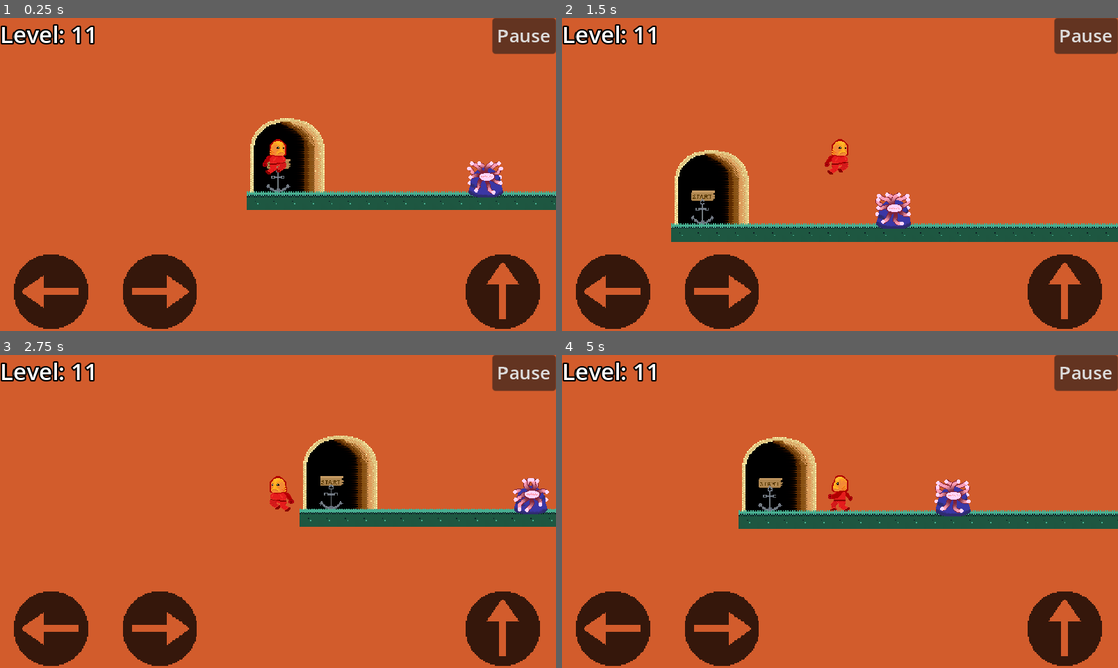
Above: before the commit, frames 1-4 (two rows, left to right).
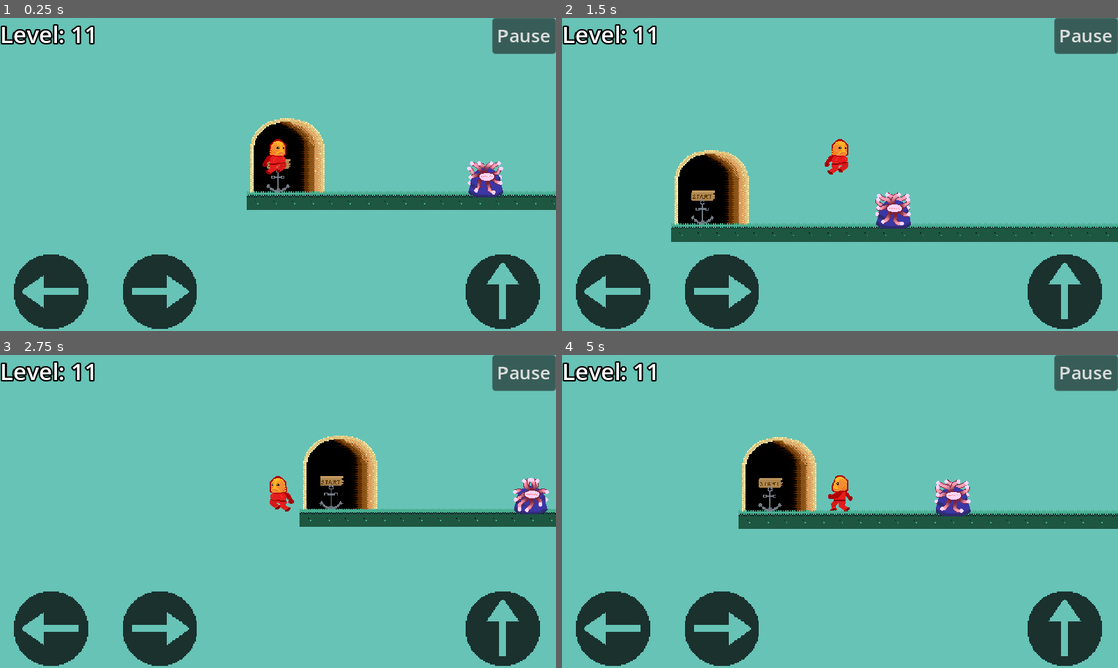
Above: after the commit, the same moments.

Repository: Splashy-Inc/splash-pack-1
Game: Godot game, scene res://SCENE/level_11.tscn
Two runs of this game, one before a commit and one after it. Both use one fixed random seed, a clock stepped at 60 frames per second and the inputs below. This scene is started directly instead of the project's main scene.
Inputs:
- Up to frame 1 (0.25 s): no input
- Up to frame 2 (1.5 s): hold D (move_right) from 0.53 s (still down); tap W (jump) at 0.77 s
- Up to frame 3 (2.75 s): tap W (jump) at 1.52 s; release D (move_right) at 2.03 s; hold A (move_left) from 2.03 s (still down)
- Up to frame 4 (5 s): release A (move_left) at 2.78 s; hold D (move_right) 2.78-4.28 s; tap W (jump) at 3.02, 3.77, 4.52 s; hold A (move_left) from 4.28 s (still down)

The runs differ from the first frame. In frame 1, 93% of the frame differs, in the area x 0-100%, y 0-100%; in frame 2, 91%; in frame 3, 93%; in frame 4, 92%.

Commit message:
Scobus background

Diff:
--- a/ASTRONAUT GAME/SCENE/level_11.tscn
+++ b/ASTRONAUT GAME/SCENE/level_11.tscn
@@ -1,14 +1,30 @@
-[gd_scene load_steps=13 format=3 uid="uid://elfwk57rxtd3"]
+[gd_scene load_steps=14 format=3 uid="uid://elfwk57rxtd3"]
 
 [ext_resource type="Script" path="res://SCRIPTS/level.gd" id="1_36rsw"]
 [ext_resource type="PackedScene" uid="uid://d1n78tt1oejk8" path="res://SCENE/BG.tscn" id="2_r0rj3"]
 [ext_resource type="PackedScene" uid="uid://com54dlwngvg2" path="res://SCENE/ui_layer.tscn" id="3_2bly0"]
+[ext_resource type="Texture2D" uid="uid://dna42xcil1f8g" path="res://ASSETS/Scobus5/ASSETS/ScobusBackground.png" id="3_f8k7c"]
 [ext_resource type="PackedScene" uid="uid://cnshcfaeu5hcx" path="res://SCENE/start.tscn" id="4_b2tvn"]
 [ext_resource type="PackedScene" uid="uid://0v5wypgl6sop" path="res://SCENE/exit.tscn" id="5_ixjmi"]
 [ext_resource type="PackedScene" uid="uid://de5ui441h8jdk" path="res://SCENE/player.tscn" id="6_5uqo3"]
 [ext_resource type="PackedScene" uid="uid://cksr5brjbu80q" path="res://SCENE/death_zone.tscn" id="7_oa4vs"]
 [ext_resource type="PackedScene" uid="uid://cdu1lookb7ft" path="res://ASSETS/Scobus5/SCENES/anemone.tscn" id="8_lejlo"]
 [ext_resource type="PackedScene" uid="uid://bqhm3ilh2l7e3" path="res://ASSETS/Scobus5/SCENES/scobus_tile_map.tscn" id="8_m25o6"]
+
+[sub_resource type="Animation" id="Animation_75biq"]
+length = 0.001
+tracks/0/type = "value"
+tracks/0/imported = false
+tracks/0/enabled = true
+tracks/0/path = NodePath(".:position")
+tracks/0/interp = 1
+tracks/0/loop_wrap = true
+tracks/0/keys = {
+"times": PackedFloat32Array(0),
+"transitions": PackedFloat32Array(1),
+"update": 0,
+"values": [Vector2(239, 485)]
+}
 
 [sub_resource type="Animation" id="Animation_p0owx"]
 resource_name = "new_animation"
@@ -27,21 +43,6 @@
 "values": [Vector2(239, 485), Vector2(170, 485), Vector2(239, 485)]
 }
 
-[sub_resource type="Animation" id="Animation_75biq"]
-length = 0.001
-tracks/0/type = "value"
-tracks/0/imported = false
-tracks/0/enabled = true
-tracks/0/path = NodePath(".:position")
-tracks/0/interp = 1
-tracks/0/loop_wrap = true
-tracks/0/keys = {
-"times": PackedFloat32Array(0),
-"transitions": PackedFloat32Array(1),
-"update": 0,
-"values": [Vector2(239, 485)]
-}
-
 [sub_resource type="AnimationLibrary" id="AnimationLibrary_fwcp2"]
 _data = {
 "RESET": SubResource("Animation_75biq"),
@@ -53,6 +54,7 @@
 is_final_level = true
 
 [node name="BG" parent="." instance=ExtResource("2_r0rj3")]
+bg_texture = ExtResource("3_f8k7c")
 
 [node name="UILayer" parent="." instance=ExtResource("3_2bly0")]
 
Binary file added: ASTRONAUT GAME/ASSETS/Scobus5/ASSETS/ScobusBackground.png
Not shown, added: ASTRONAUT GAME/ASSETS/Scobus5/ASSETS/ScobusBackground.png.import
Not shown, added: ASTRONAUT GAME/ASSETS/GIMP/Background.xcf
